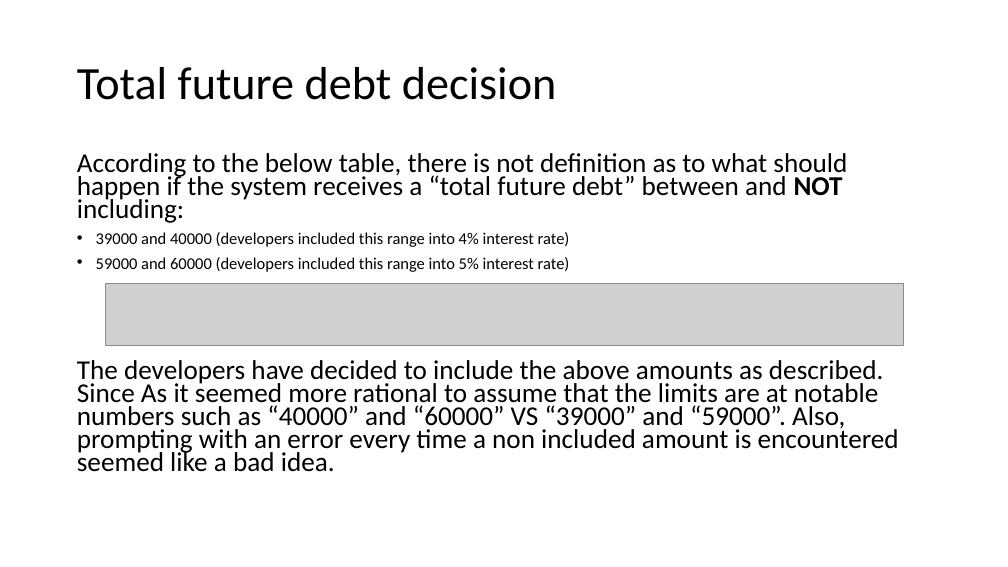
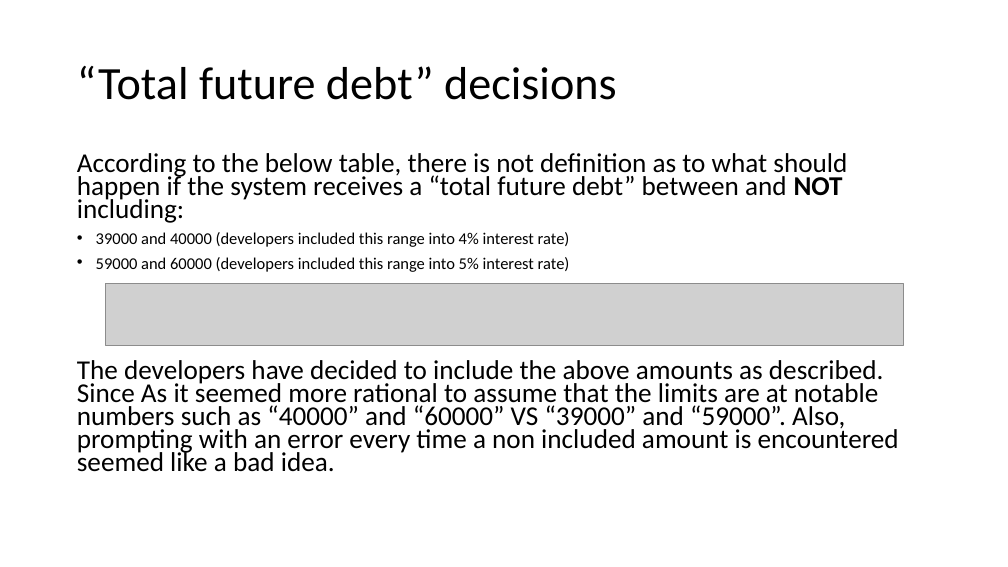
Before and after one commit to mungiu/CreditDecisionApp, a slide deck: slide 5 of Documentation/API documentation.pptx. Drawn at 1008x567 pixels with LibreOffice and Linux fonts; fonts in the diff are those of the drawing; grey boxes stand for pictures. Boxes give left, top, right and bottom in pixels: in the first picture for what was removed or moved away, otherwise in the second. Text is boxed around its words. In the diff, an @@ line names an element or a change of style, - is before the commit and + after.

```diff
--- a/Documentation/API documentation.pptx
+++ b/Documentation/API documentation.pptx
@@ title at <box>77,66,617,100</box>: text changed @@
-Total future debt decision
+“Total future debt” decisions
```
Also in this commit, not shown: 4 other slides changed.
